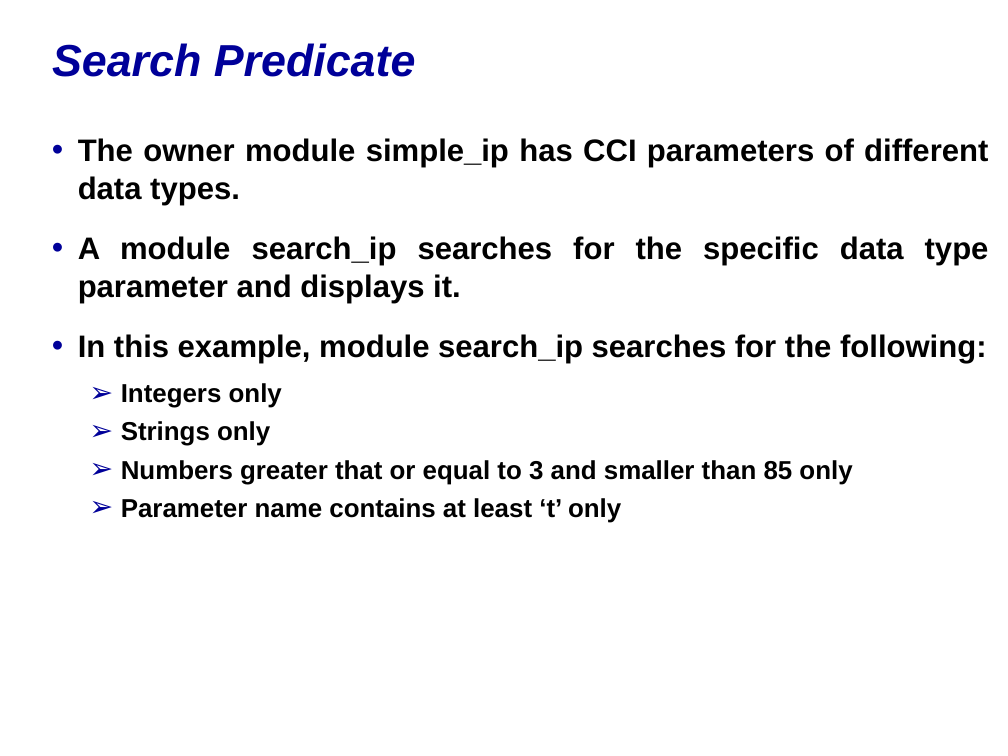
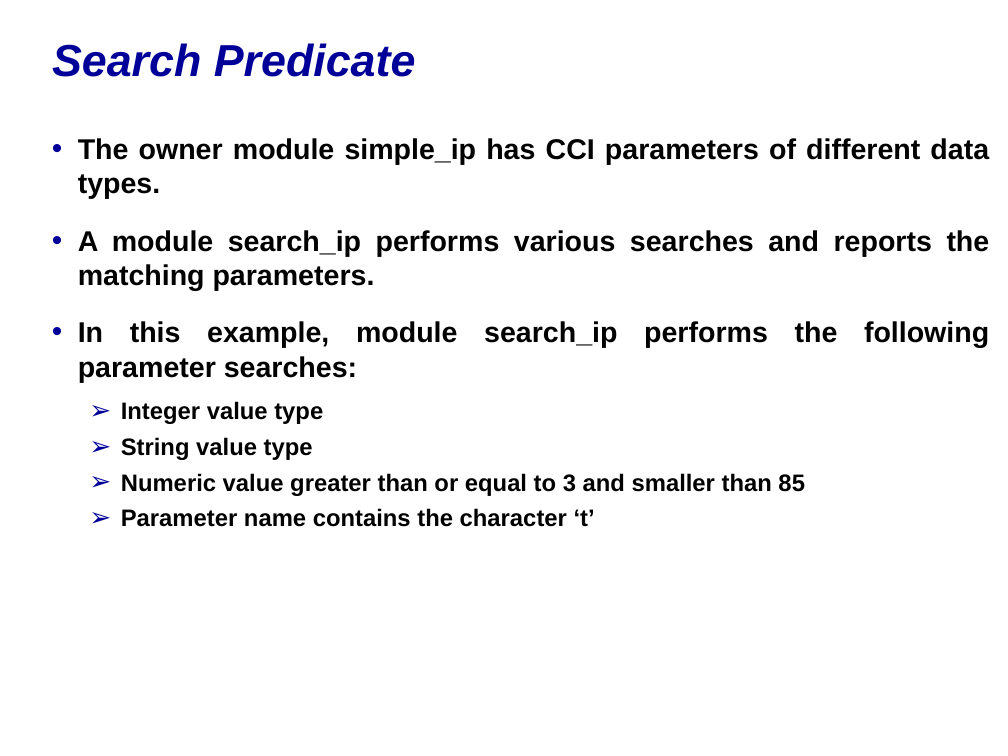
Before and after one commit to accellera-official/cci, a slide deck: slide 2 of examples/ex22_Search_Predicate/docs/ex22_Search_Predicate.ppt. Drawn at 1008x756 pixels with LibreOffice and Linux fonts; fonts in the diff are those of the drawing; background and template pictures are left out. Boxes give left, top, right and bottom in pixels: in the first picture for what was removed or moved away, otherwise in the second. Text is boxed around its words. In the diff, an @@ line names an element or a change of style, - is before the commit and + after.

```diff
--- a/examples/ex22_Search_Predicate/docs/ex22_Search_Predicate.ppt
+++ b/examples/ex22_Search_Predicate/docs/ex22_Search_Predicate.ppt
@@ text at (78,138,989,199): size 22.2 to 20.4 pt in "The owner module simple_ip has CCI parameters ..." @@
@@ text at (78,230,990,527): text changed; size 22.2 to 20.4 pt @@
-• A module search_ip searches for the specific data type parameter and displays it.
-• In this example, module search_ip searches for the following:
-  ➢ Integers only
-  ➢ Strings only
-  ➢ Numbers greater that or equal to 3 and smaller than 85 only
-  ➢ Parameter name contains at least ‘t’ only
+• A module search_ip performs various searches and reports the matching parameters.
+• In this example, module search_ip performs the following parameter searches:
+  ➢ Integer value type
+  ➢ String value type
+  ➢ Numeric value greater than or equal to 3 and smaller than 85
+  ➢ Parameter name contains the character ‘t’
```
Also in this commit, not shown: 4 other slides changed, 1 other file.
